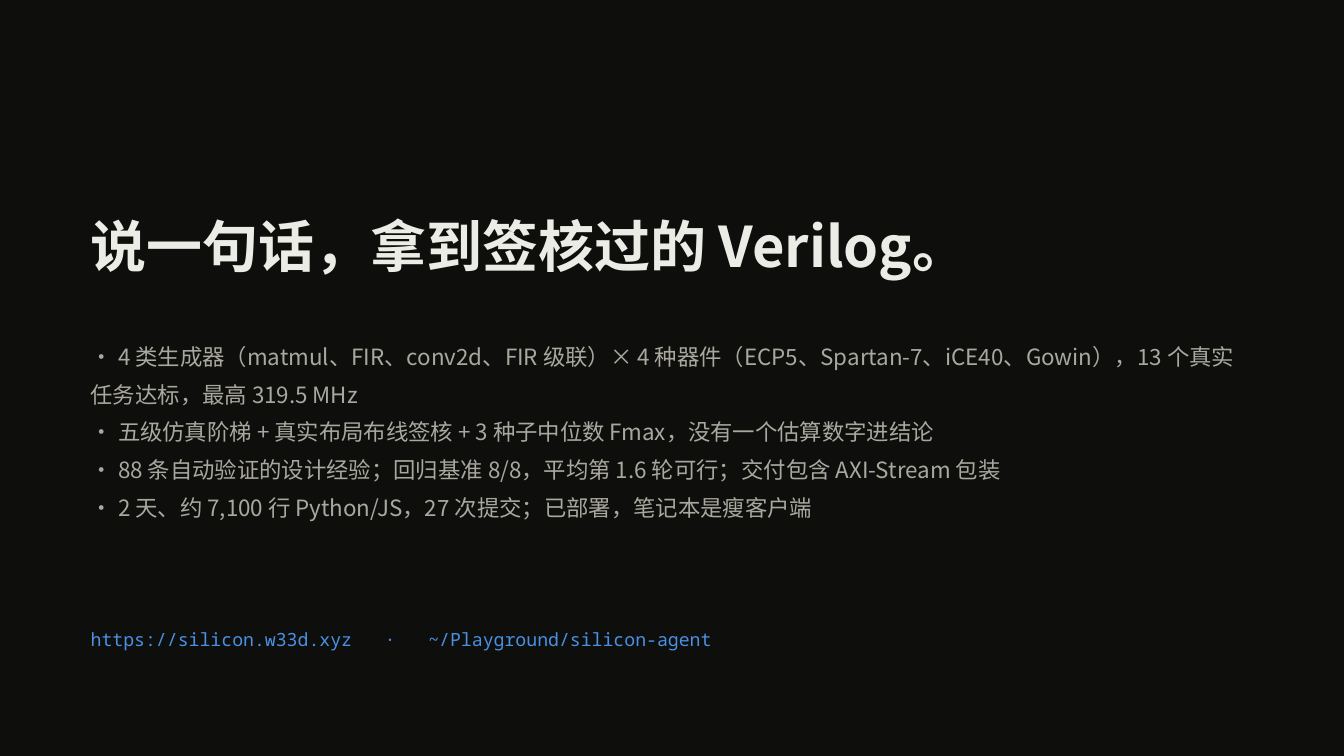
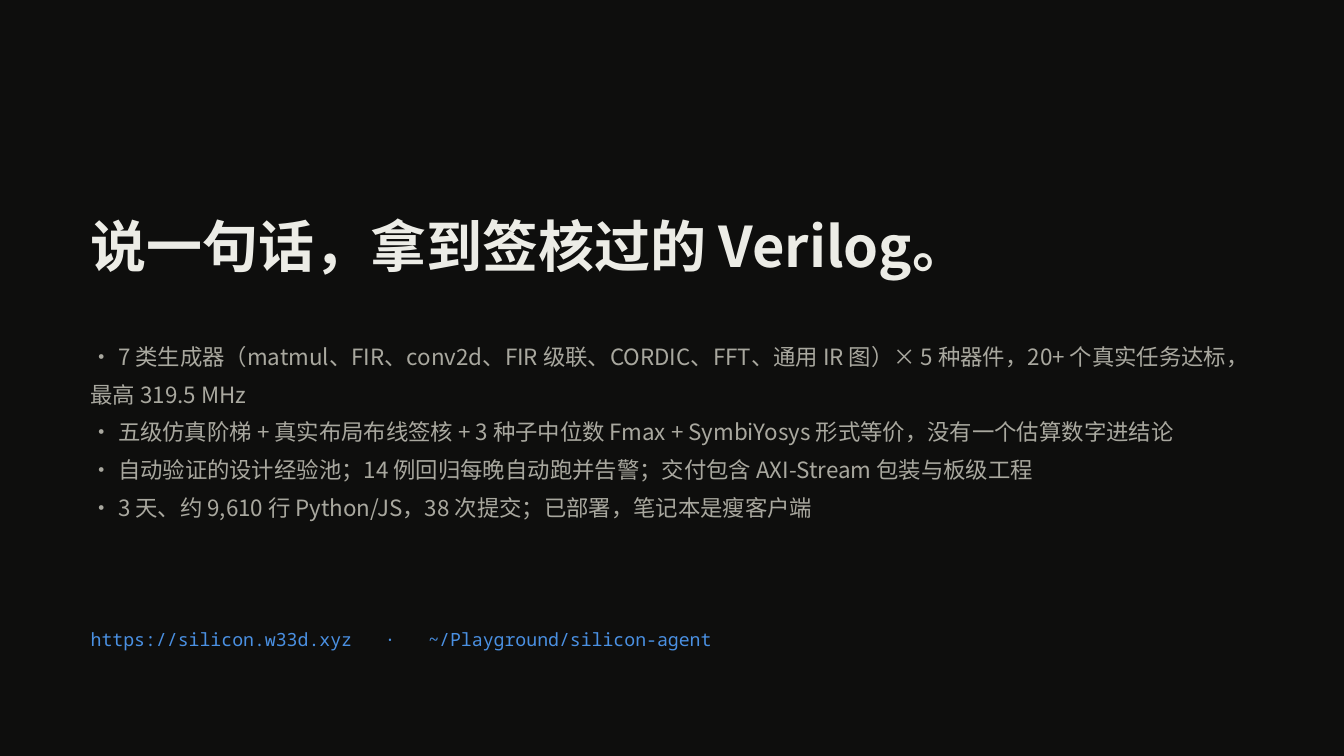
Before and after one commit to Last-emo-boy/SILVOLUTION, a slide deck: slide 16 of docs/silicon-agent-pitch.pptx. Drawn at 1344x756 pixels with LibreOffice and Linux fonts; fonts in the diff are those of the drawing. Boxes give left, top, right and bottom in pixels: in the first picture for what was removed or moved away, otherwise in the second. Text is boxed around its words. In the diff, an @@ line names an element or a change of style, - is before the commit and + after.

```diff
--- a/docs/silicon-agent-pitch.pptx
+++ b/docs/silicon-agent-pitch.pptx
@@ text at [91, 346, 1249, 521]: text changed @@
-• 4 类生成器（matmul、FIR、conv2d、FIR 级联）× 4 种器件（ECP5、Spartan-7、iCE40、Gowin），13 个真实任务达标，最高 319.5 MHz
-• 五级仿真阶梯 + 真实布局布线签核 + 3 种子中位数 Fmax，没有一个估算数字进结论
-• 88 条自动验证的设计经验；回归基准 8/8，平均第 1.6 轮可行；交付包含 AXI-Stream 包装
-• 2 天、约 7,100 行 Python/JS，27 次提交；已部署，笔记本是瘦客户端
+• 7 类生成器（matmul、FIR、conv2d、FIR 级联、CORDIC、FFT、通用 IR 图）× 5 种器件，20+ 个真实任务达标，最高 319.5 MHz
+• 五级仿真阶梯 + 真实布局布线签核 + 3 种子中位数 Fmax + SymbiYosys 形式等价，没有一个估算数字进结论
+• 自动验证的设计经验池；14 例回归每晚自动跑并告警；交付包含 AXI-Stream 包装与板级工程
+• 3 天、约 9,610 行 Python/JS，38 次提交；已部署，笔记本是瘦客户端
```
Also in this commit, not shown: 5 other slides changed, 1 other file.
